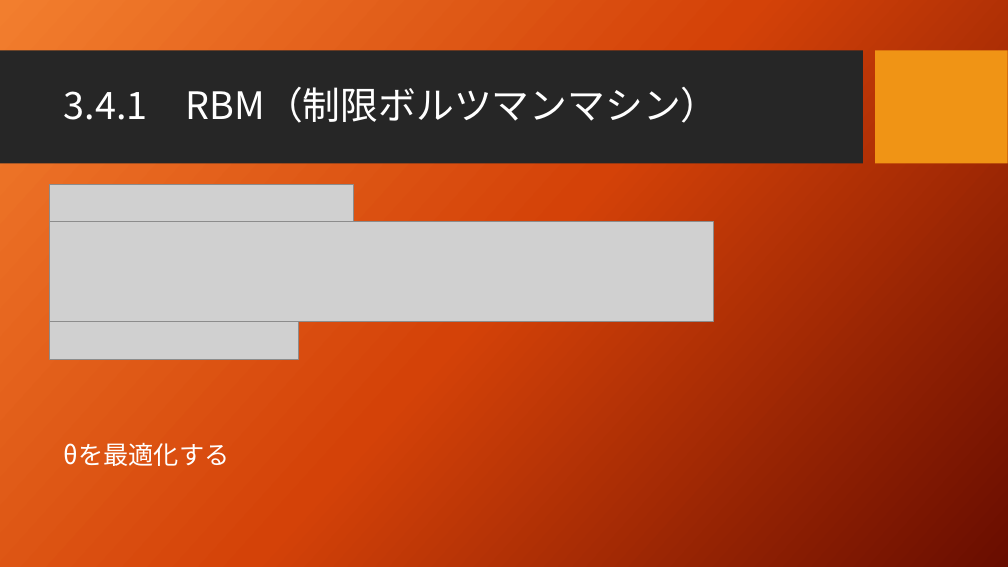
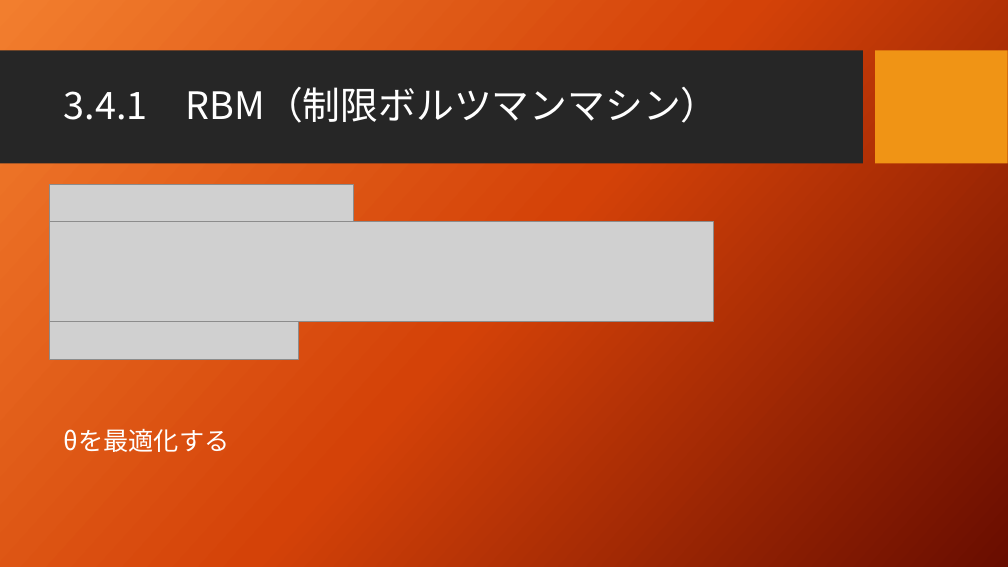
Before and after one commit to seigenji/deep_learning, a slide deck: slide 5 of deep_learning3.4.pptx. Drawn at 1008x567 pixels with LibreOffice and Linux fonts; fonts in the diff are those of the drawing; grey boxes stand for pictures; background and template pictures are left out. Boxes give left, top, right and bottom in pixels: in the first picture for what was removed or moved away, otherwise in the second. Text is boxed around its words. In the diff, an @@ line names an element or a change of style, - is before the commit and + after.

```diff
--- a/deep_learning3.4.pptx
+++ b/deep_learning3.4.pptx
@@ text "θを最適化する": place and size @@
-text "θを最適化する" at [64, 443, 230, 466]
+text "θを最適化する" at [64, 429, 230, 452]
```
Also in this commit, not shown: 1 other slide changed, 2 slides added.
